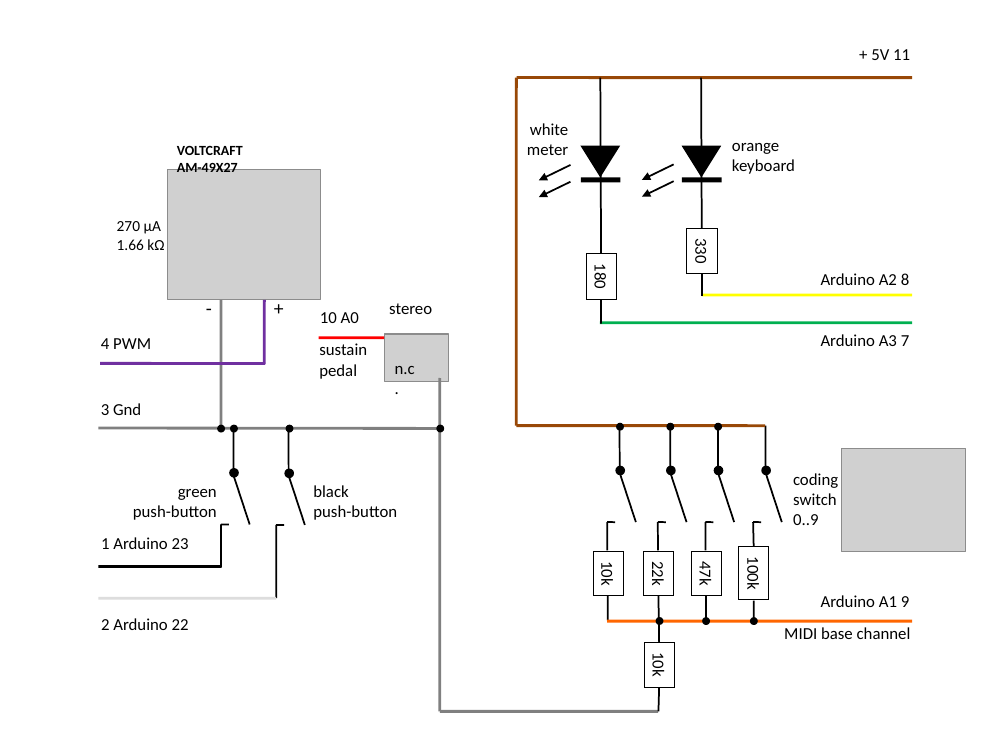
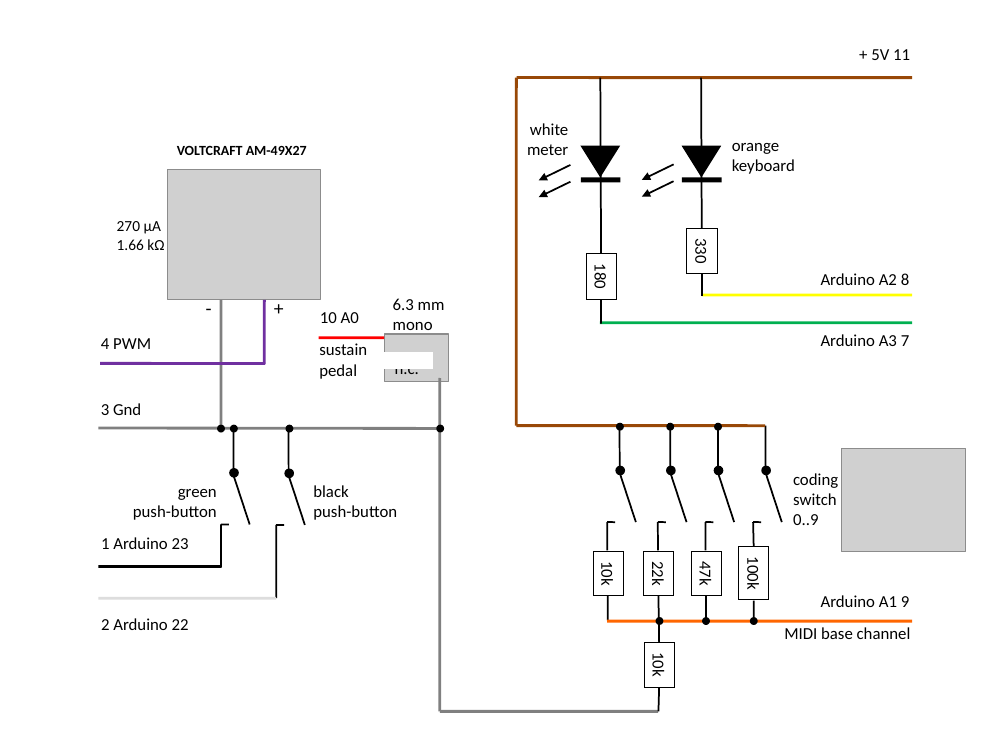
Before and after one commit to HaraldRieder/Matrix_to_MIDI, a slide deck: slide 3 of Hardware.odp. Drawn at 1008x756 pixels with LibreOffice and Linux fonts; fonts in the diff are those of the drawing; grey boxes stand for pictures. Boxes give left, top, right and bottom in pixels: in the first picture for what was removed or moved away, otherwise in the second. Text is boxed around its words. In the diff, an @@ line names an element or a change of style, - is before the commit and + after.

```diff
--- a/Hardware.odp
+++ b/Hardware.odp
@@ text "VOLTCRAFT AM-49X27" rewrapped from (177,145,243,172) to (177,146,307,155) @@
@@ text added at (393,298,445,335), 12 pt, text #000000 @@
+6.3 mm
+mono
@@ text removed at (389,303,432,314) @@
-stereo
@@ rectangle added at (385,353,432,369), fill #FFFFFF, outline #FFFFFF 0 pt @@
```
Also in this commit, not shown: 3 other slides changed, 2 slides added, 8 other files.
